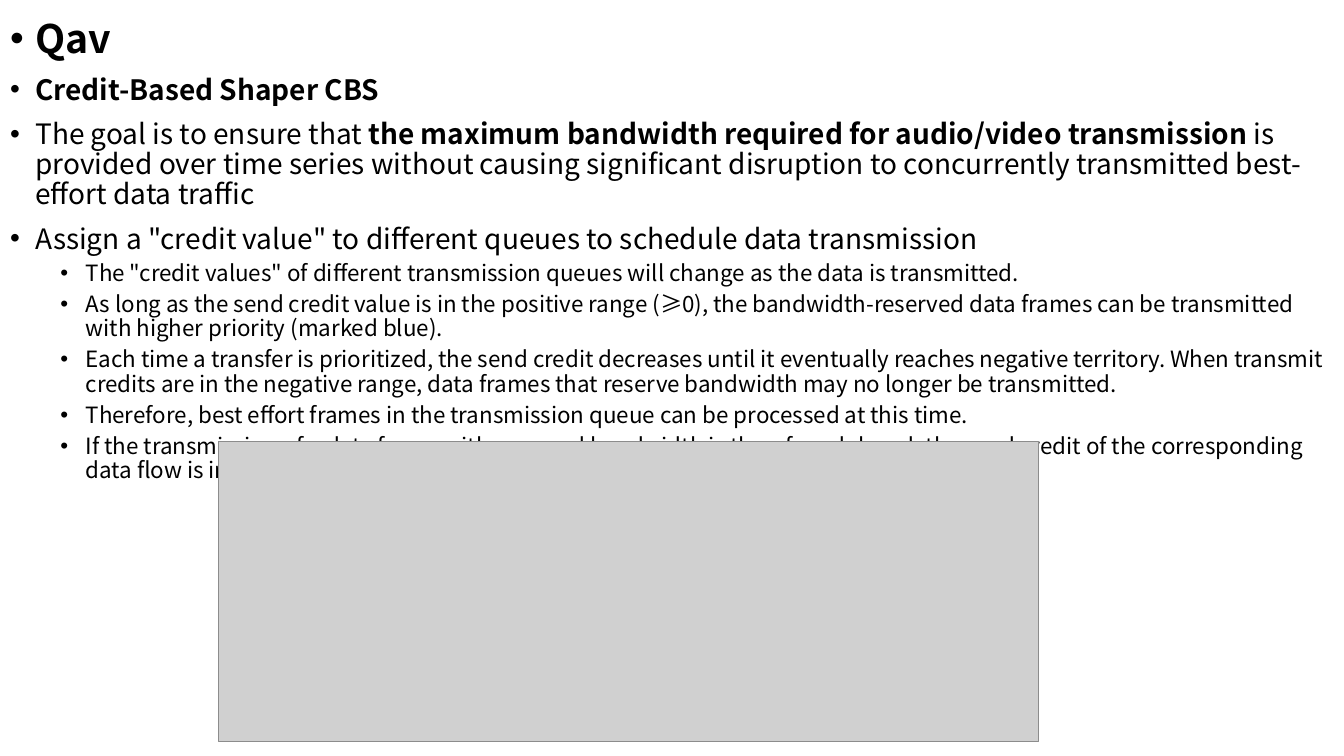
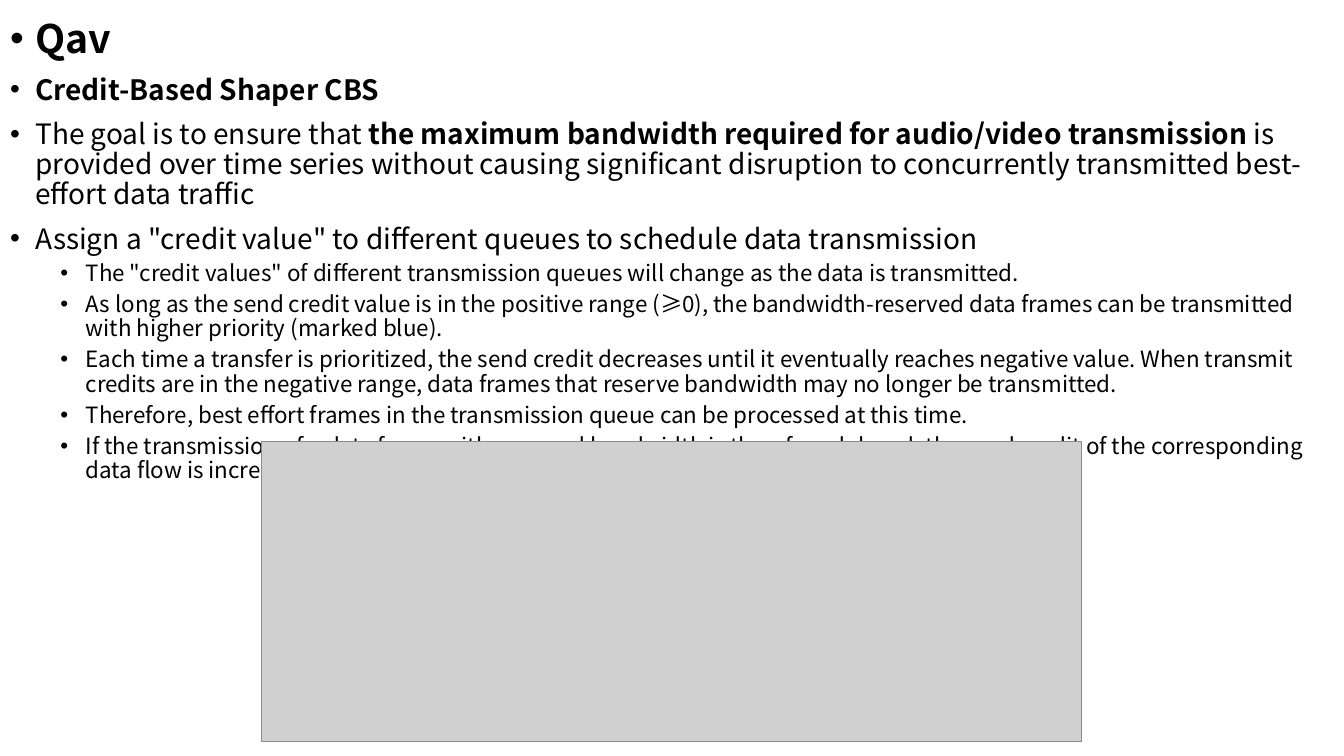
Before and after one commit to wsm6636/note, a slide deck: slide 3 of 06-ppt/discussion/TSN.pptx. Drawn at 1344x756 pixels with LibreOffice and Linux fonts; fonts in the diff are those of the drawing; grey boxes stand for pictures. Boxes give left, top, right and bottom in pixels: in the first picture for what was removed or moved away, otherwise in the second. Text is boxed around its words. In the diff, an @@ line names an element or a change of style, - is before the commit and + after.

```diff
--- a/06-ppt/discussion/TSN.pptx
+++ b/06-ppt/discussion/TSN.pptx
@@ text at [86,349,1293,397]: text changed @@
-  • Each time a transfer is prioritized, the send credit decreases until it eventually reaches negative territory. When transmit credits are in the negative range, data frames that reserve bandwidth may no longer be transmitted.
+  • Each time a transfer is prioritized, the send credit decreases until it eventually reaches negative value. When transmit credits are in the negative range, data frames that reserve bandwidth may no longer be transmitted.
@@ picture: place and size @@
-picture at [219,442,1040,742]
+picture at [262,442,1083,742]
```
Also in this commit, not shown: 4 other slides changed, 7 other files.
